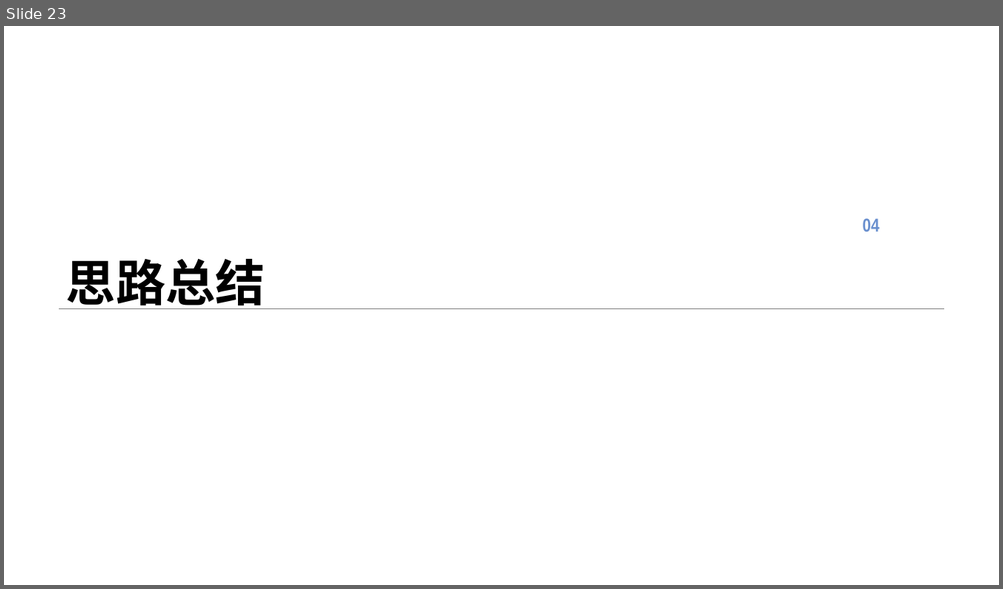
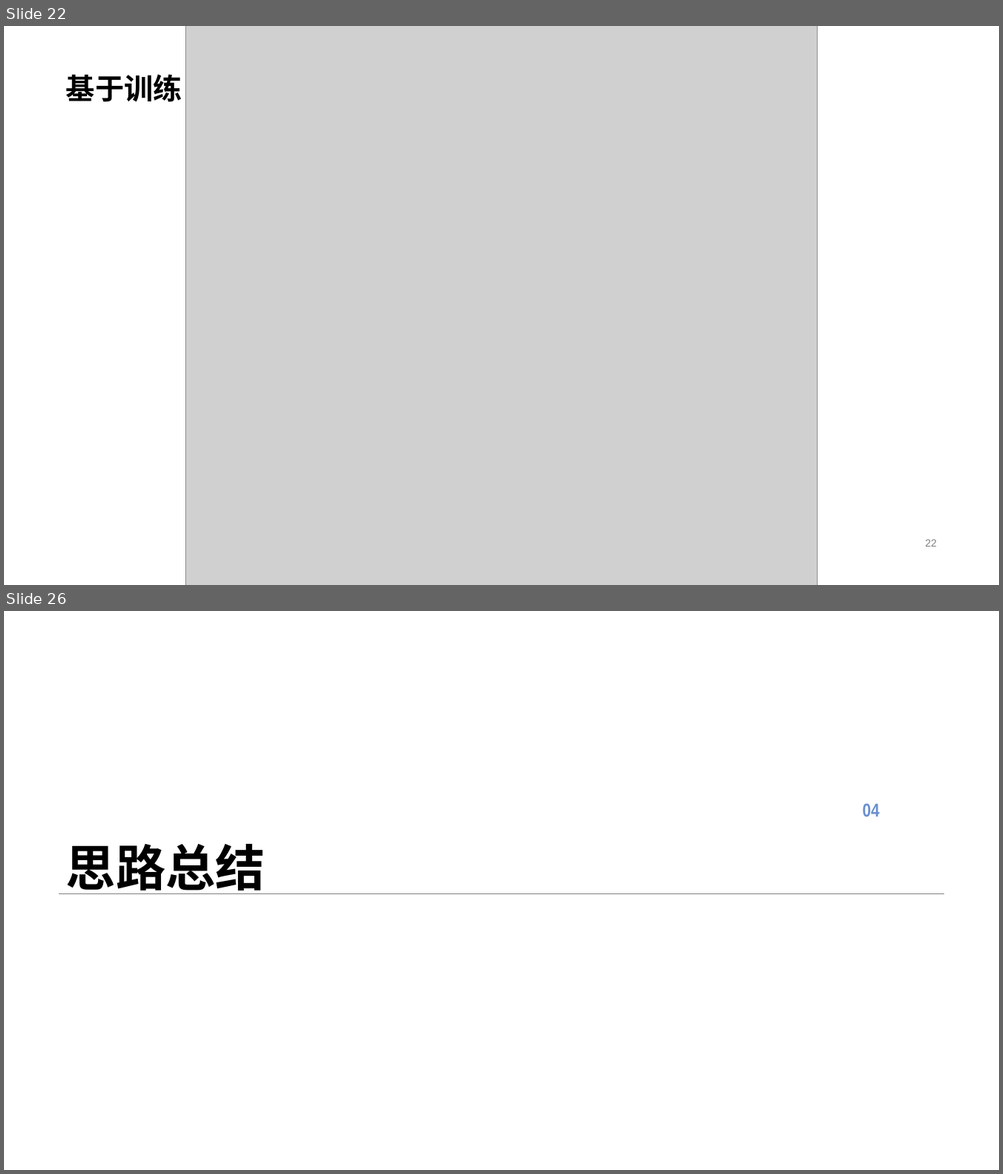
Before and after one commit to Z769018860/AI-final-project, a slide deck: 10_张丽玮.pptx. Shown one above the other, each under a label of ours: slide 23 before the commit, slides 22 and 26 after it; the slides between them are not shown. The pictures are 1003x589 and 1003x1174 pixels, drawn with LibreOffice and Linux fonts; fonts in the diff are those of the drawing; grey boxes stand for pictures; background and template pictures are left out. Boxes give left, top, right and bottom in pixels: in the first picture for what was removed or moved away, otherwise in the second. Text is boxed around its words. In the diff, an @@ line names an element or a change of style, - is before the commit and + after.

```diff
--- a/10_张丽玮.pptx
+++ b/10_张丽玮.pptx
@@ slide 22 added at [4,26,999,585], background #FFFFFF @@
@@ picture added at [186,26,817,585] @@
@@ title added at [66,74,182,102], 28 pt, text #000000, bold @@
+基于训练
@@ page number added at [925,540,936,547], 10 pt, text #808080 @@
+22
@@ what was slide 23 is now slide 26 @@
```
Also in this commit, not shown: 1 slide changed, 2 other slides added, 16 other files.
